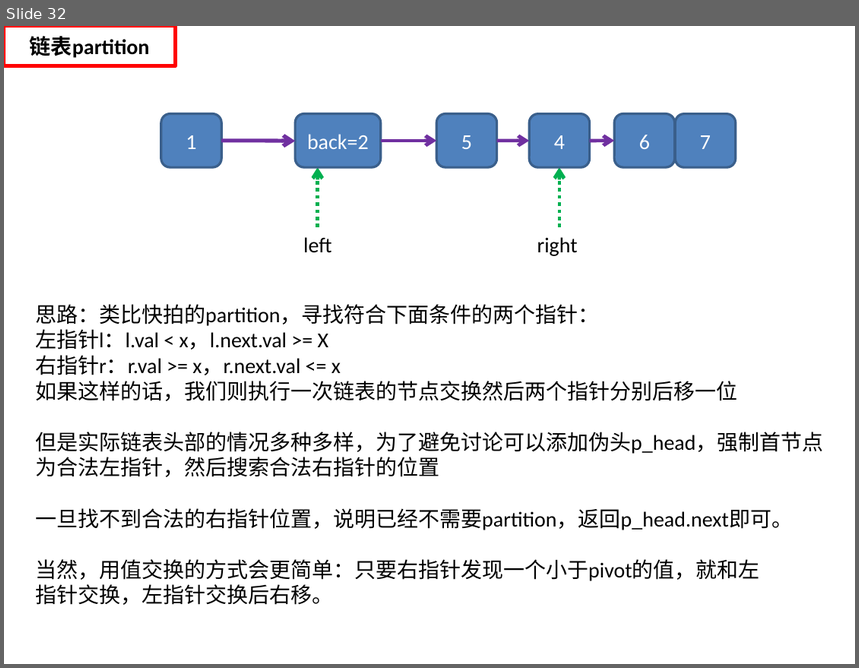
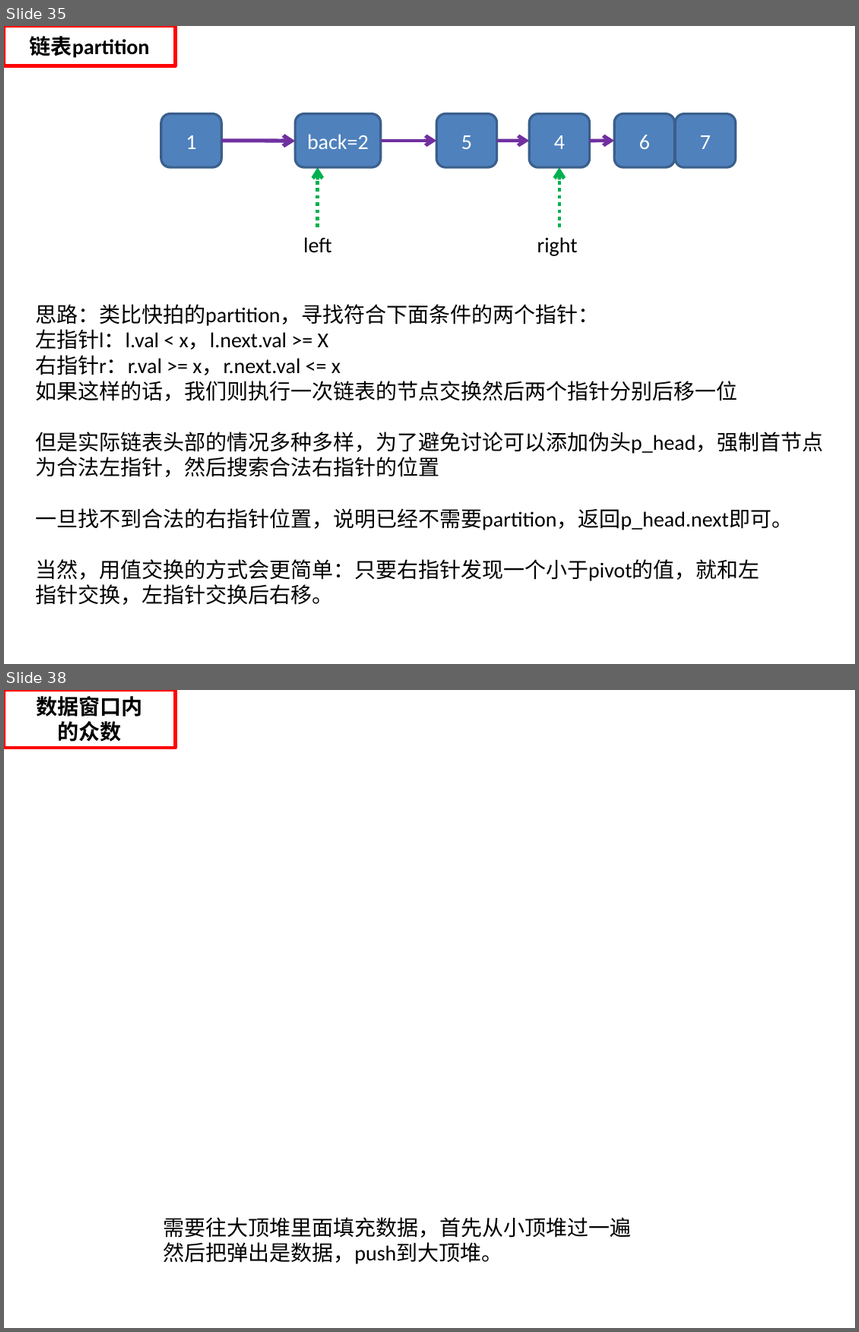
Before and after one commit to helloworld729/28_Algorithm, a slide deck: 第2遍/数据结构与算法.pptx. Shown one above the other, each under a label of ours: slide 32 before the commit, slides 35 and 38 after it; the slides between them are not shown. The pictures are 859x668 and 859x1332 pixels, drawn with LibreOffice and Linux fonts; fonts in the diff are those of the drawing. Boxes give left, top, right and bottom in pixels: in the first picture for what was removed or moved away, otherwise in the second. Text is boxed around its words. In the diff, an @@ line names an element or a change of style, - is before the commit and + after.

```diff
--- a/第2遍/数据结构与算法.pptx
+++ b/第2遍/数据结构与算法.pptx
@@ slide 38 added at <box>4,690,855,1328</box>, background #FFFFFF @@
@@ rectangle added at <box>4,690,175,748</box>, fill #FFFFFF, outline #FF0000 3 pt, 18 pt, text #000000, bold @@
+数据窗口内
+的众数
@@ text added at <box>163,1217,631,1265</box>, 18 pt, text #000000 @@
+需要往大顶堆里面填充数据，首先从小顶堆过一遍
+然后把弹出是数据，push到大顶堆。
@@ what was slide 32 is now slide 35 @@
```
Also in this commit, not shown: 3 slides changed, 5 other slides added, 27 other files.
